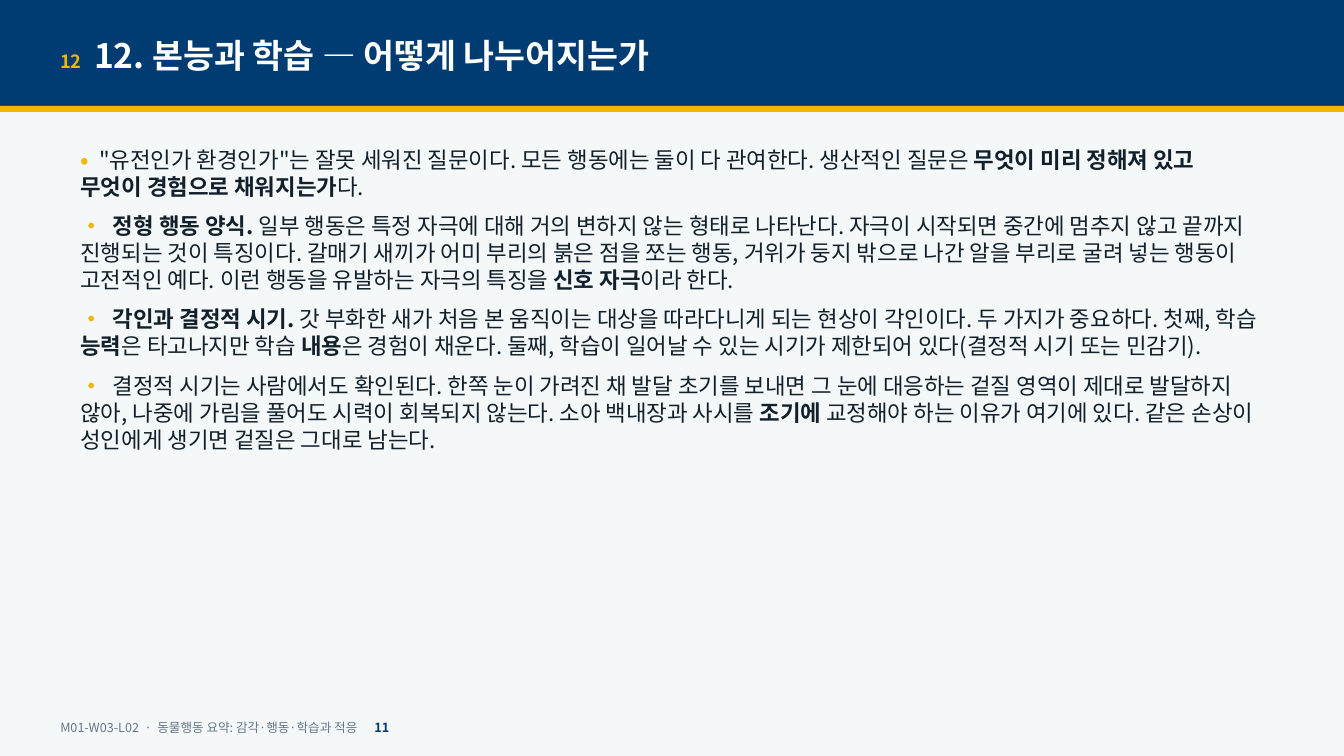
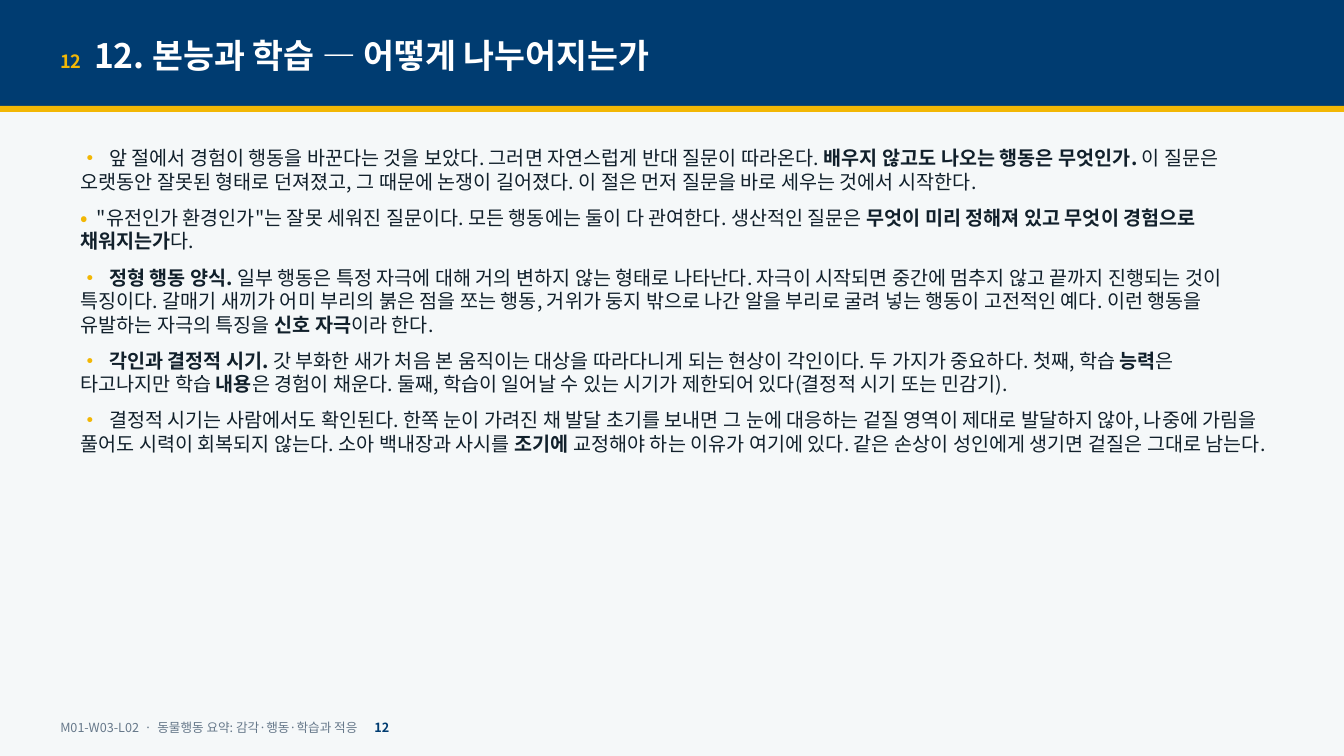
Before and after one commit to hoperiasd2/hoperiasd2.github.io, a slide deck: slide 12 of curriculum/M01/W03/L02/slides-2.pptx (slide 11 before the commit). Drawn at 1344x756 pixels with LibreOffice and Linux fonts; fonts in the diff are those of the drawing. Boxes give left, top, right and bottom in pixels: in the first picture for what was removed or moved away, otherwise in the second. Text is boxed around its words. In the diff, an @@ line names an element or a change of style, - is before the commit and + after.

```diff
--- a/curriculum/M01/W03/L02/slides-2.pptx
+++ b/curriculum/M01/W03/L02/slides-2.pptx
@@ text at (80, 148, 1218, 193): paragraph added @@
+• 앞 절에서 경험이 행동을 바꾼다는 것을 보았다. 그러면 자연스럽게 반대 질문이 따라온다. 배우지 않고도 나오는 행동은 무엇인가. 이 질문은 오랫동안 잘못된 형태로 던져졌고, 그 때문에 논쟁이 길어졌다. 이 절은 먼저 질문을 바로 세우는 것에서 시작한다.
@@ text at (80, 208, 1266, 453): size 16 to 14 pt in "• "유전인가 환경인가"는 잘못 세워진 질문이다. 모든 ...", "• 정형 행동 양식. 일부 행동은 특정 ...", "• 각인과 결정적 시기. 갓 부화한 새가 ...", "• 결정적 시기는 사람에서도 확인된다. 한쪽 눈이 ..." @@
@@ text at (60, 721, 389, 733): text changed @@
-M01-W03-L02 · 동물행동 요약: 감각·행동·학습과 적응 11
+M01-W03-L02 · 동물행동 요약: 감각·행동·학습과 적응 12
```
Also in this commit, not shown: 34 other slides changed, 1 slide added, 21 other files.
